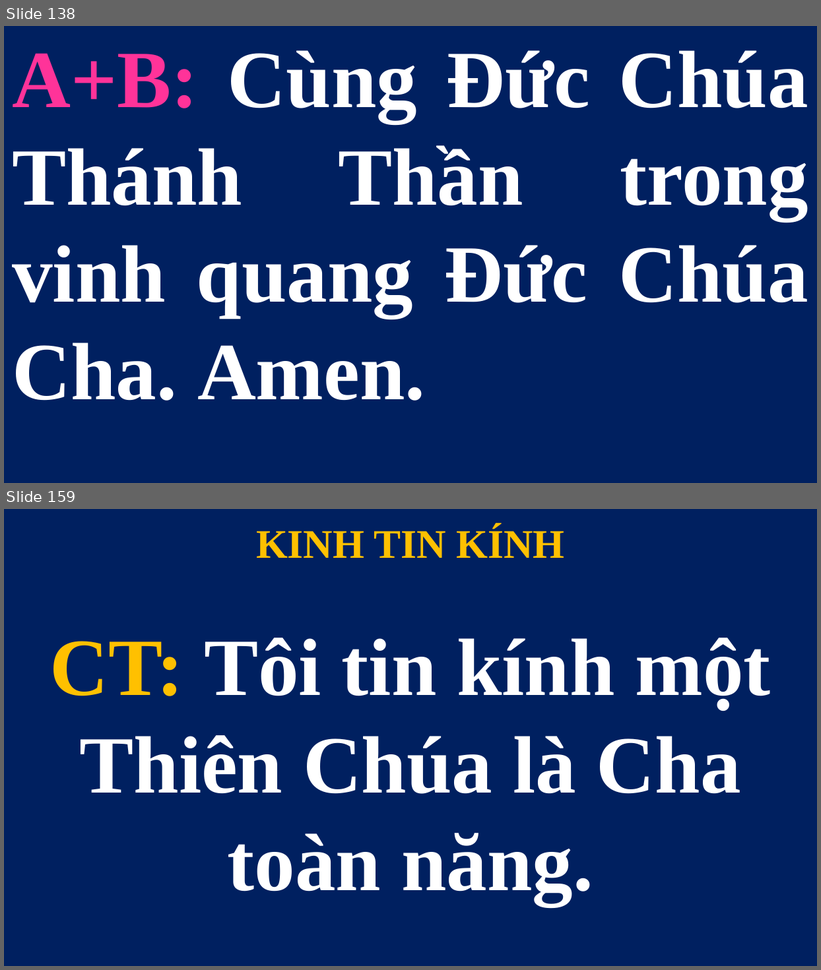
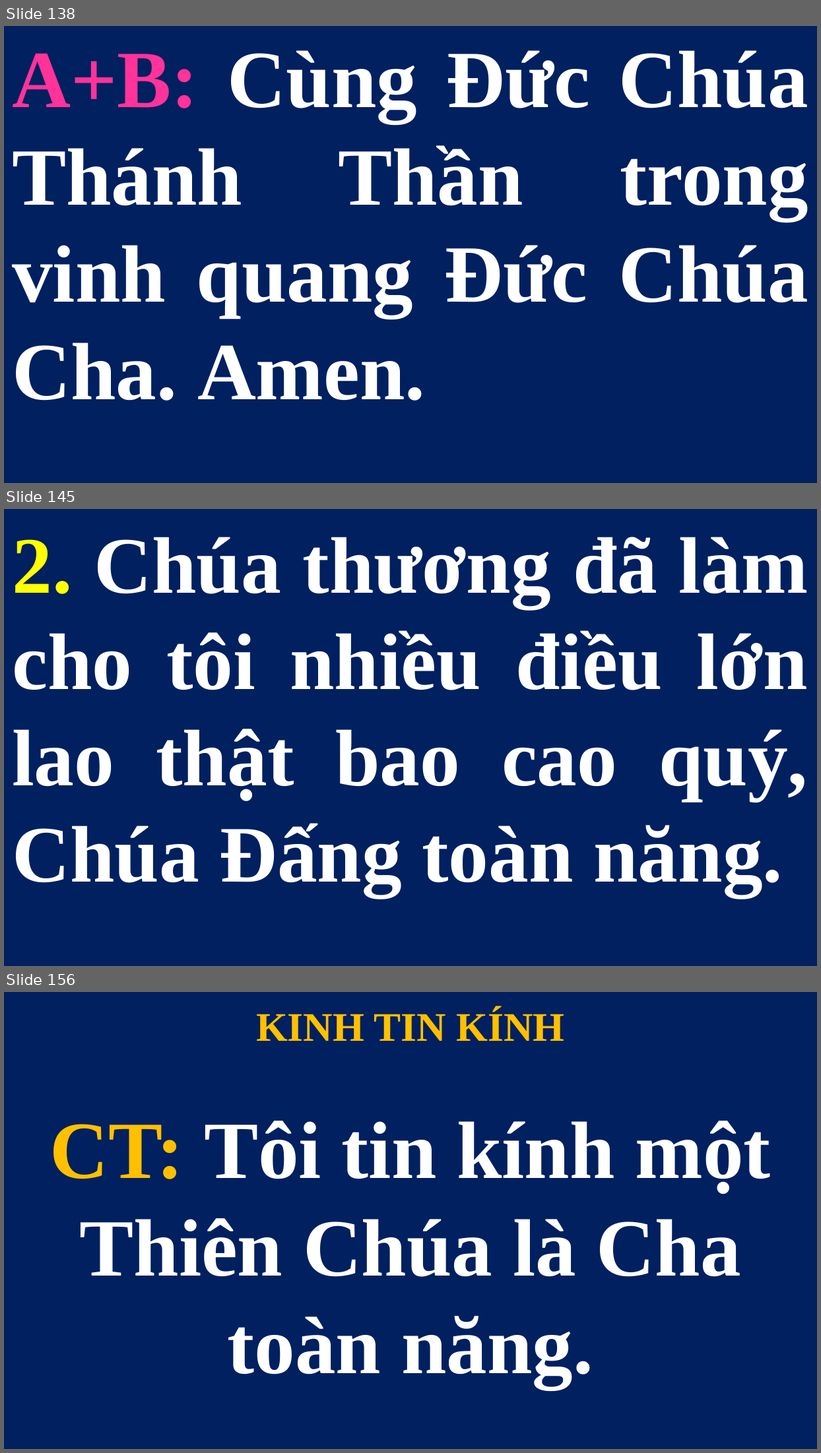
Before and after one commit to lythanhngodev64/SlideLe, a slide deck: Slide/CN-27-TN 2026.pptx. Shown one above the other, each under a label of ours: slides 138 and 159 before the commit, slides 138, 145 and 156 after it; the slides between them are not shown. The pictures are 821x970 and 821x1453 pixels, drawn with LibreOffice and Linux fonts; fonts in the diff are those of the drawing. Boxes give left, top, right and bottom in pixels: in the first picture for what was removed or moved away, otherwise in the second. Text is boxed around its words. In the diff, an @@ line names an element or a change of style, - is before the commit and + after.

```diff
--- a/Slide/CN-27-TN 2026.pptx
+++ b/Slide/CN-27-TN 2026.pptx
@@ slide 145 added at [4,509,817,966], background #FFFFFF @@
@@ subtitle added at [4,509,817,966], fill #002060, 71 pt, text #FFFFFF, bold @@
+2. Chúa thương đã làm cho tôi nhiều điều lớn lao thật bao cao quý, Chúa Đấng toàn năng.
@@ what was slide 159 is now slide 156 @@
```
Also in this commit, not shown: 2 slides changed, 9 other slides added, 13 slides removed, 1 other file.
